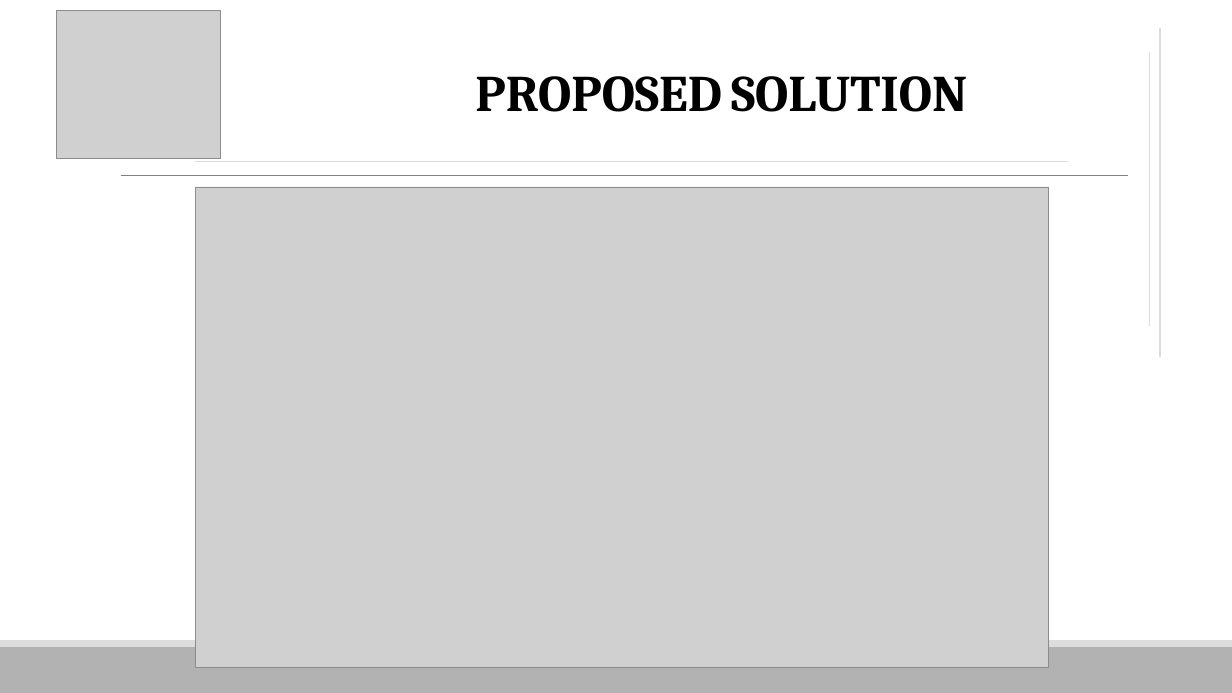
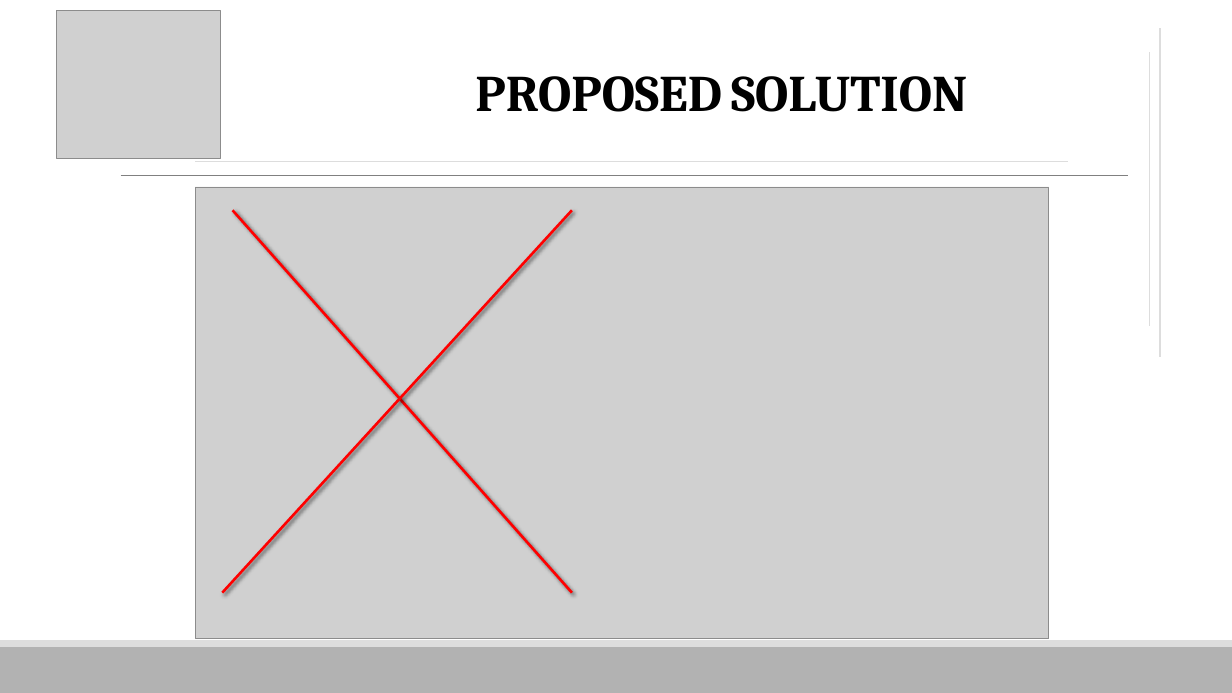
Before and after one commit to vnhabittracker/VHT-Server, a slide deck: slide 7 of VHT.pptx. Drawn at 1232x693 pixels with LibreOffice and Linux fonts; fonts in the diff are those of the drawing; grey boxes stand for pictures. Boxes give left, top, right and bottom in pixels: in the first picture for what was removed or moved away, otherwise in the second. Text is boxed around its words. In the diff, an @@ line names an element or a change of style, - is before the commit and + after.

```diff
--- a/VHT.pptx
+++ b/VHT.pptx
@@ picture: place and size @@
-picture at (195,187,1049,667)
+picture at (195,187,1049,639)
@@ line added from (572, 211) to (223, 592), #FF0000 2 pt @@
@@ line added from (233, 211) to (572, 592), #FF0000 2 pt @@
```
Also in this commit, not shown: 6 other slides changed.
